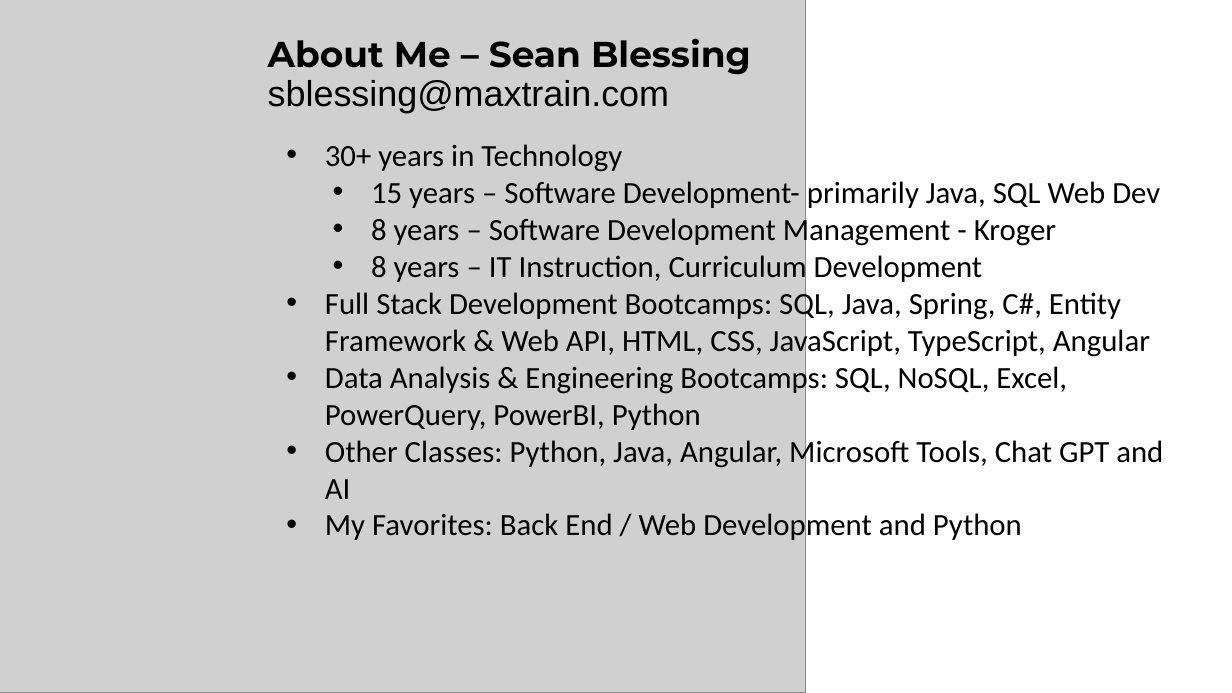
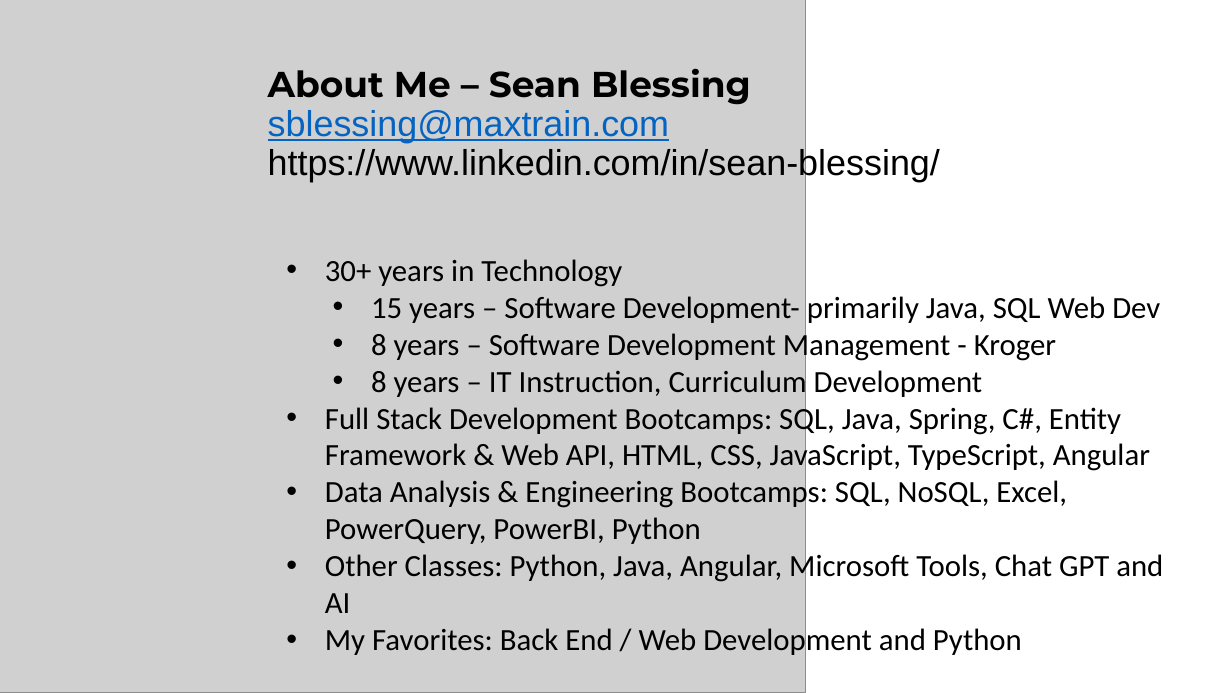
Before and after one commit to sean-blessing/python-primer, a slide deck: slide 3 of python-primer-202502.pptx. Drawn at 1232x693 pixels with LibreOffice and Linux fonts; fonts in the diff are those of the drawing; grey boxes stand for pictures. Boxes give left, top, right and bottom in pixels: in the first picture for what was removed or moved away, otherwise in the second. Text is boxed around its words. In the diff, an @@ line names an element or a change of style, - is before the commit and + after.

Commit message:
added li link

```diff
--- a/python-primer-202502.pptx
+++ b/python-primer-202502.pptx
@@ text "About Me – Sean Blessing" moved from (x1=268, y1=38, x2=751, y2=113) to (x1=268, y1=68, x2=940, y2=182) @@
@@ text at (x1=268, y1=110, x2=669, y2=143): text colour #000000 to #0563C1, underline on in "sblessing@maxtrain.com" @@
@@ text at (x1=268, y1=147, x2=940, y2=182): paragraph added @@
+https://www.linkedin.com/in/sean-blessing/
@@ text "30+ years in Technology" moved from (x1=325, y1=144, x2=1163, y2=544) to (x1=325, y1=259, x2=1163, y2=658) @@
```
